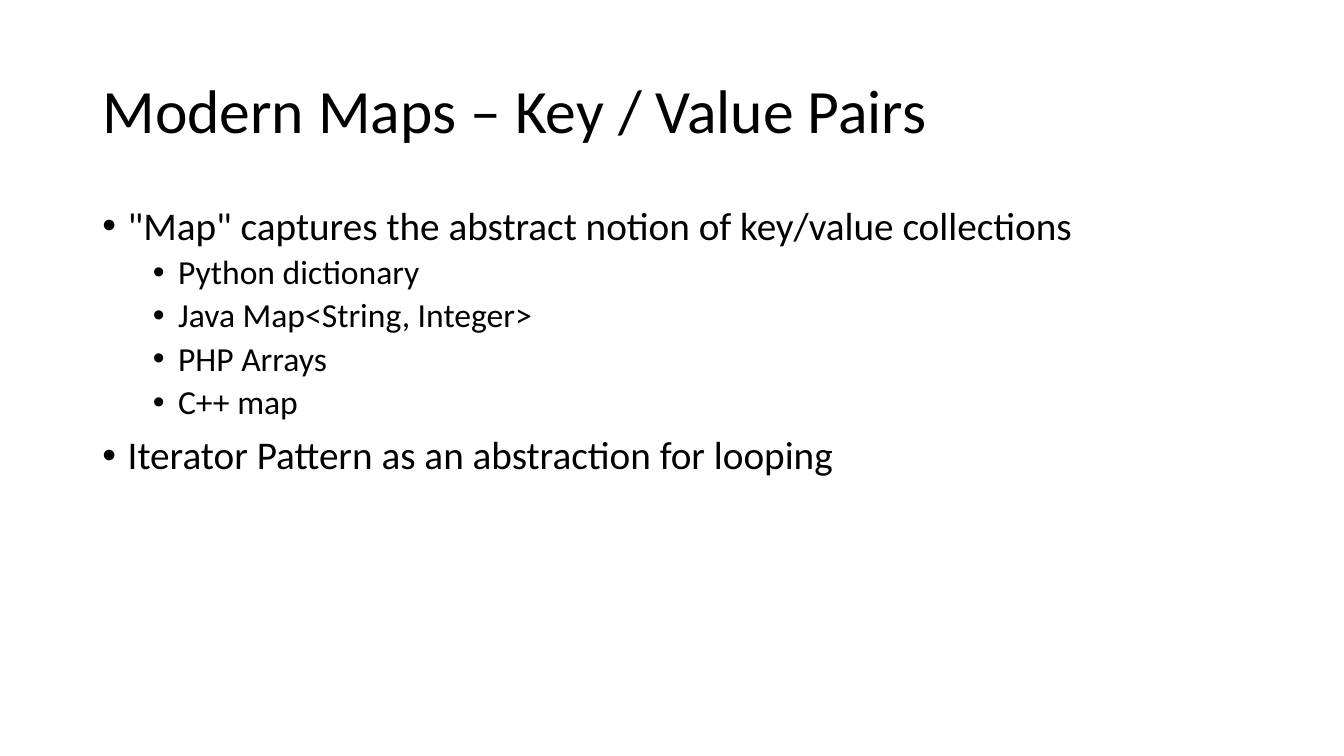
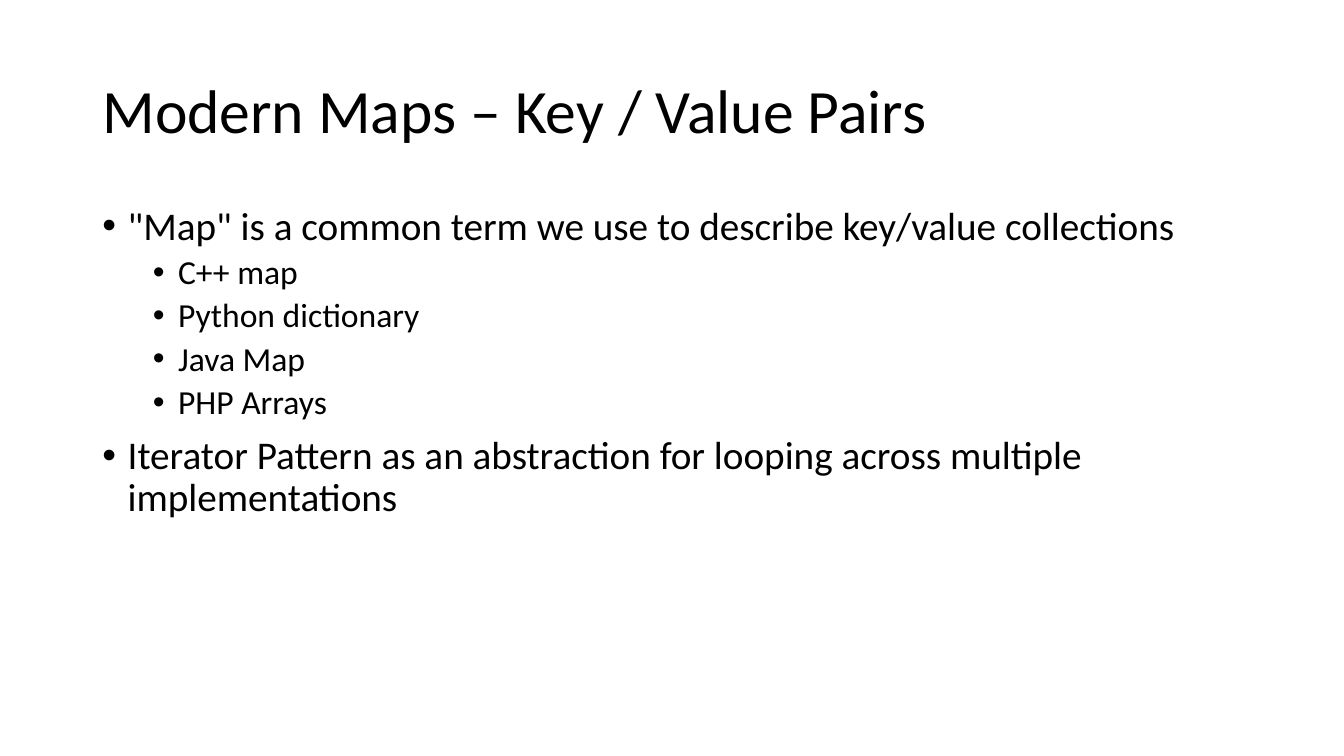
Before and after one commit to csev/cc4e, a slide deck: slide 16 of lectures/CC-04-Maps.pptx. Drawn at 1344x756 pixels with LibreOffice and Linux fonts; fonts in the diff are those of the drawing. Boxes give left, top, right and bottom in pixels: in the first picture for what was removed or moved away, otherwise in the second. Text is boxed around its words. In the diff, an @@ line names an element or a change of style, - is before the commit and + after.

```diff
--- a/lectures/CC-04-Maps.pptx
+++ b/lectures/CC-04-Maps.pptx
@@ text at bbox=[128, 212, 1174, 290]: text changed @@
-• "Map" captures the abstract notion of key/value collections
+• "Map" is a common term we use to describe key/value collections
+  • C++ map
@@ text at bbox=[178, 349, 305, 377]: text changed @@
-  • Java Map<String, Integer>
+  • Java Map
@@ text at bbox=[128, 441, 1082, 518]: text changed @@
-  • C++ map
-• Iterator Pattern as an abstraction for looping
+• Iterator Pattern as an abstraction for looping across multiple implementations
```
Also in this commit, not shown: 17 other slides changed, 1 slide removed.
